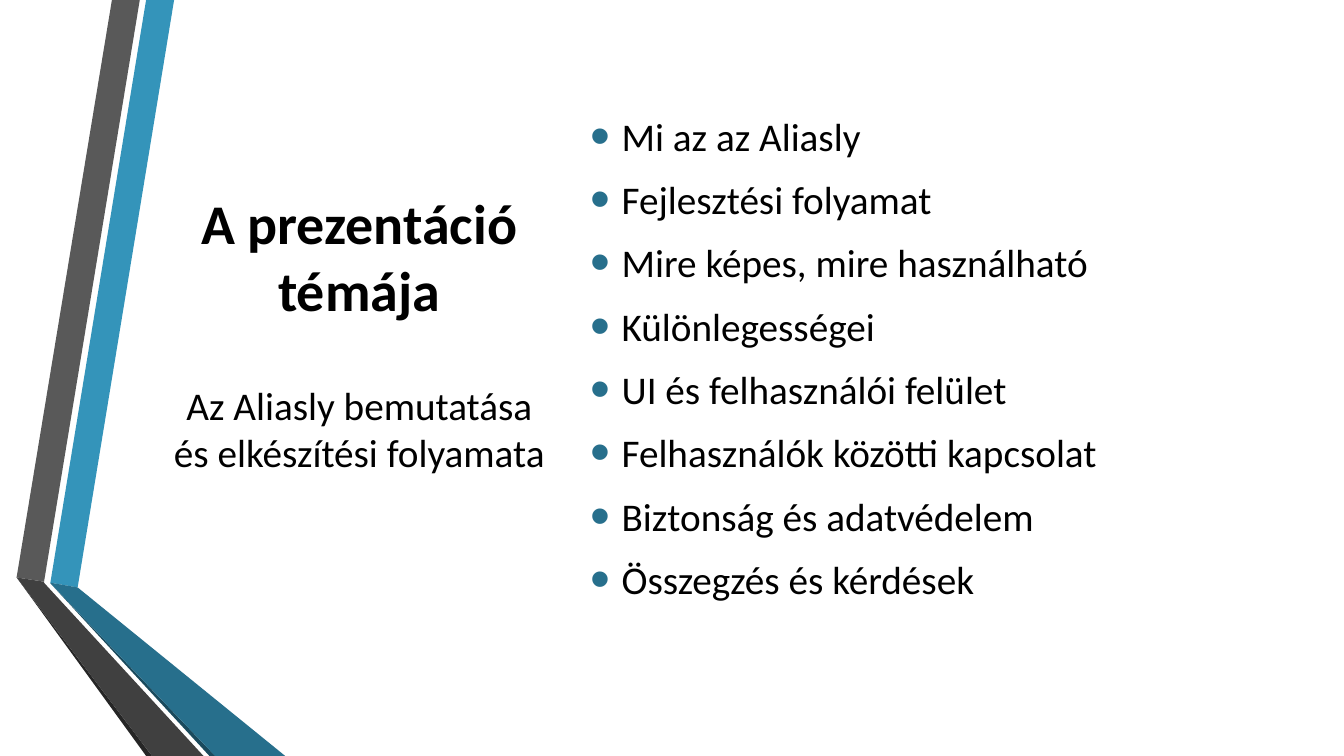
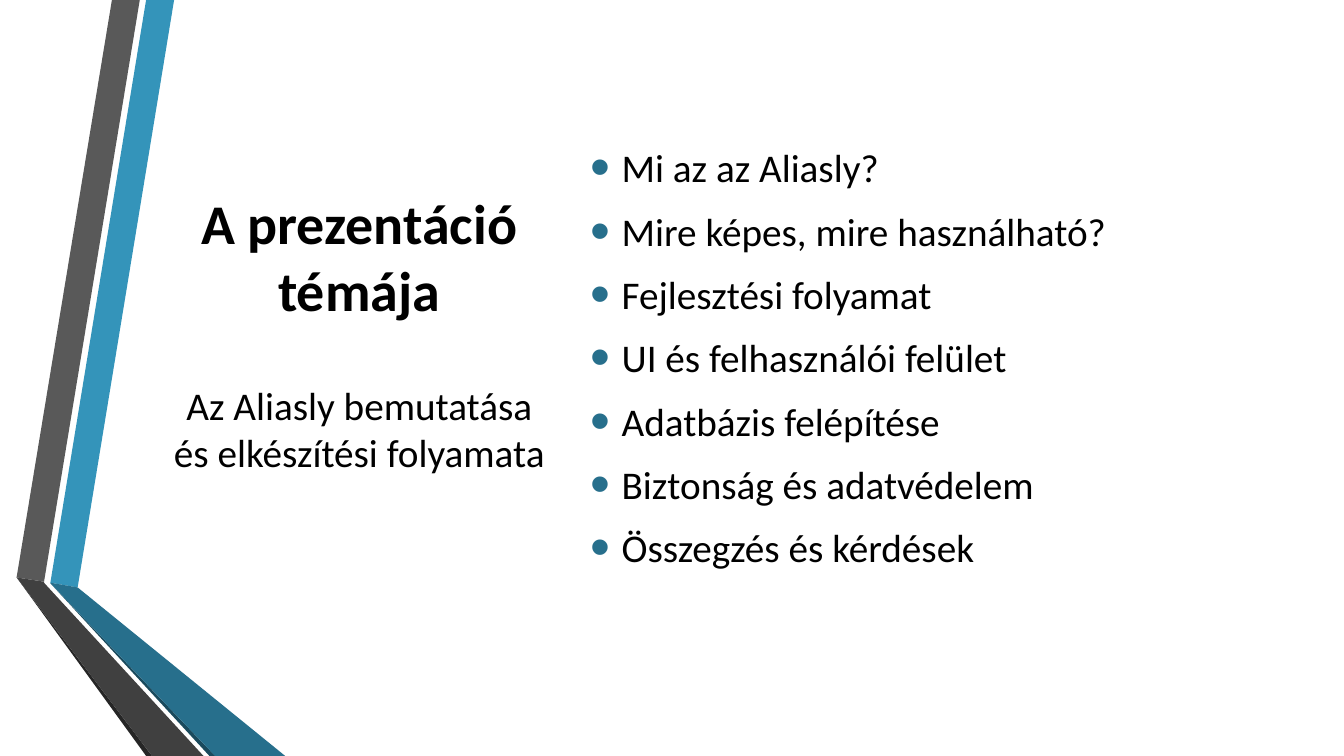
Before and after one commit to yAn2049/Aliasly-Password-Manager, a slide deck: slide 2 of Documents/Aliasly bemutató.pptx. Drawn at 1344x756 pixels with LibreOffice and Linux fonts; fonts in the diff are those of the drawing; background and template pictures are left out. Boxes give left, top, right and bottom in pixels: in the first picture for what was removed or moved away, otherwise in the second. Text is boxed around its words. In the diff, an @@ line names an element or a change of style, - is before the commit and + after.

```diff
--- a/Documents/Aliasly bemutató.pptx
+++ b/Documents/Aliasly bemutató.pptx
@@ text at bbox=[622, 154, 1106, 253]: text changed @@
-• Mi az az Aliasly
+• Mi az az Aliasly?
+• Mire képes, mire használható?
@@ text at bbox=[622, 249, 1087, 348]: paragraphs removed @@
-• Mire képes, mire használható
-• Különlegességei
@@ text at bbox=[622, 408, 939, 443]: text changed @@
-• Felhasználók közötti kapcsolat
+• Adatbázis felépítése
```
Also in this commit, not shown: 5 other slides changed, 2 slides added, 2 slides removed.
